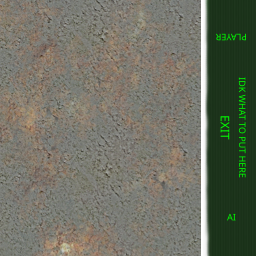
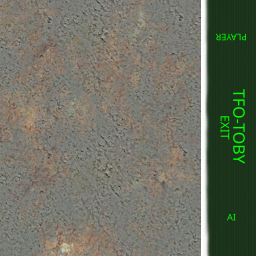
The second 256×256 image is a revision of the first. Changes to its layers:
painted on "scanlines" over [233, 77, 246, 178]
painted on "background" (1st of 2) over [233, 77, 246, 178]
painted on "background" (2nd of 2) over [233, 77, 246, 178]
